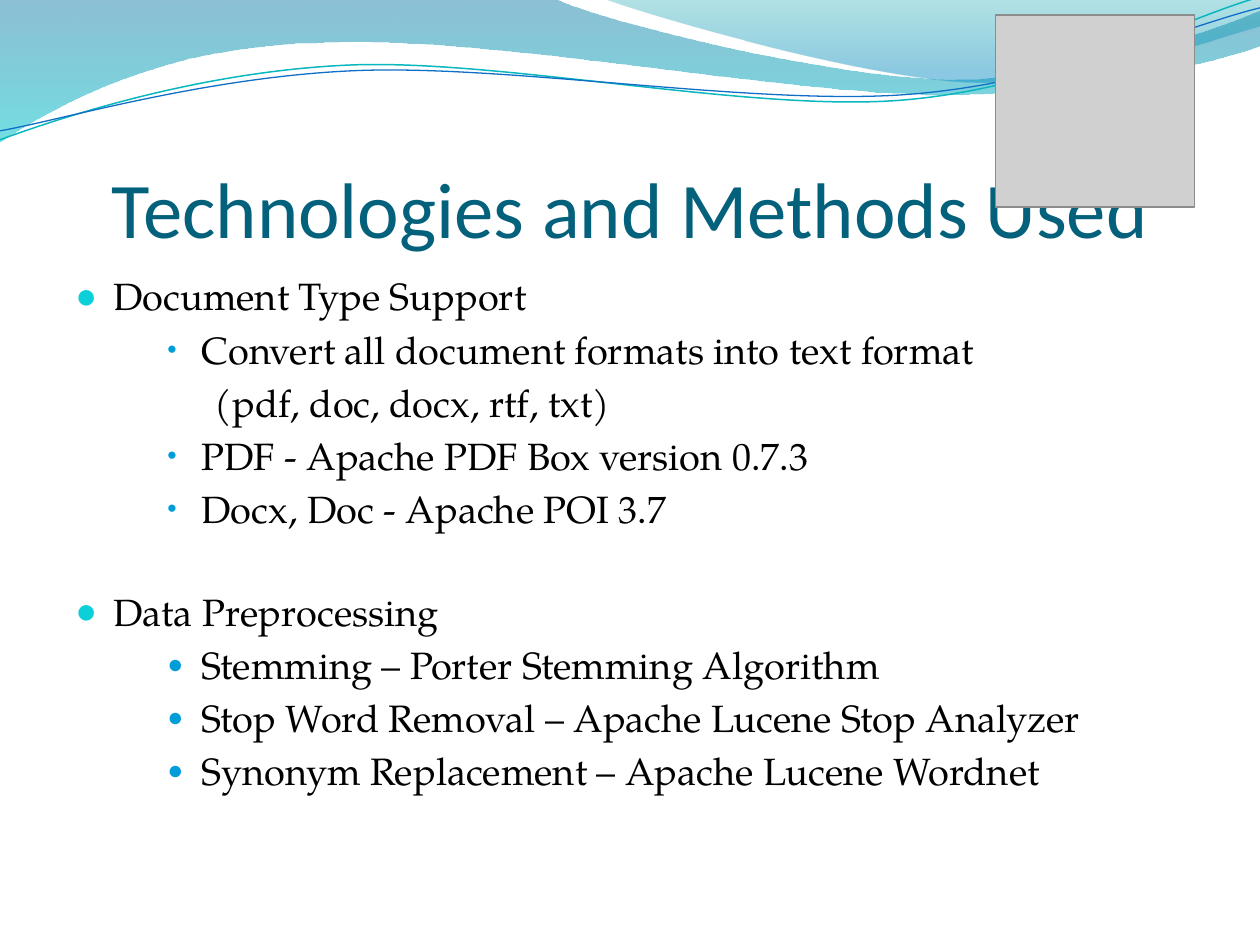
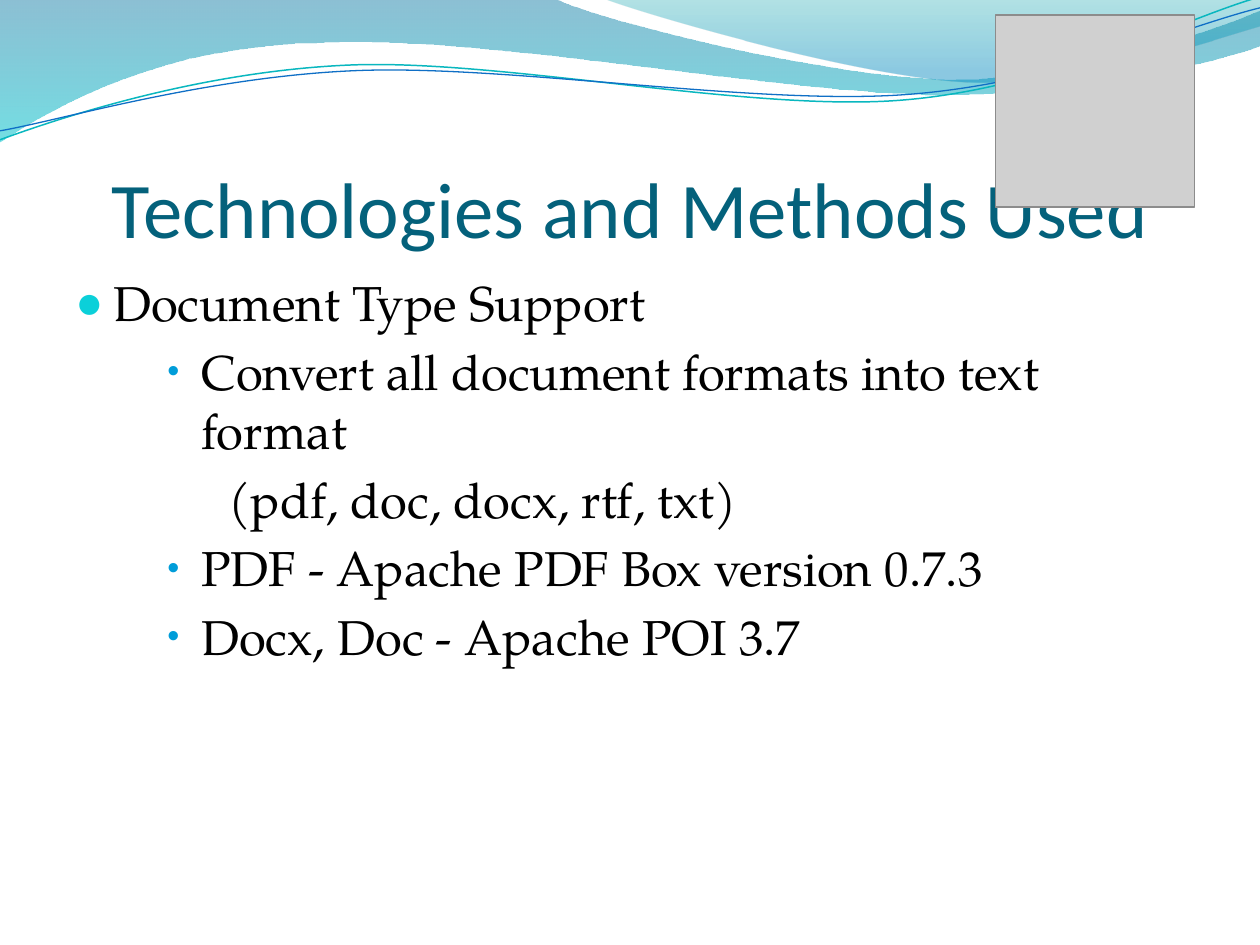
Before and after one commit to rohan501206/project-plagiabust, a slide deck: slide 17 of project docs/Final Presentation.pptx (slide 11 before the commit). Drawn at 1260x945 pixels with LibreOffice and Linux fonts; fonts in the diff are those of the drawing; grey boxes stand for pictures; background and template pictures are left out. Boxes give left, top, right and bottom in pixels: in the first picture for what was removed or moved away, otherwise in the second. Text is boxed around its words. In the diff, an @@ line names an element or a change of style, - is before the commit and + after.

```diff
--- a/project docs/Final Presentation.pptx
+++ b/project docs/Final Presentation.pptx
@@ text "Document Type Support" at (x1=113, y1=286, x2=1039, y2=669): size 21.7 to 28 pt; more space between paragraphs @@
@@ text at (x1=113, y1=599, x2=1080, y2=796): paragraphs removed @@
-● Data Preprocessing
-    ● Stemming – Porter Stemming Algorithm
-    ● Stop Word Removal – Apache Lucene Stop Analyzer
-    ● Synonym Replacement – Apache Lucene Wordnet
```
Also in this commit, not shown: 17 other slides changed, 8 slides added, 1 slide removed.
